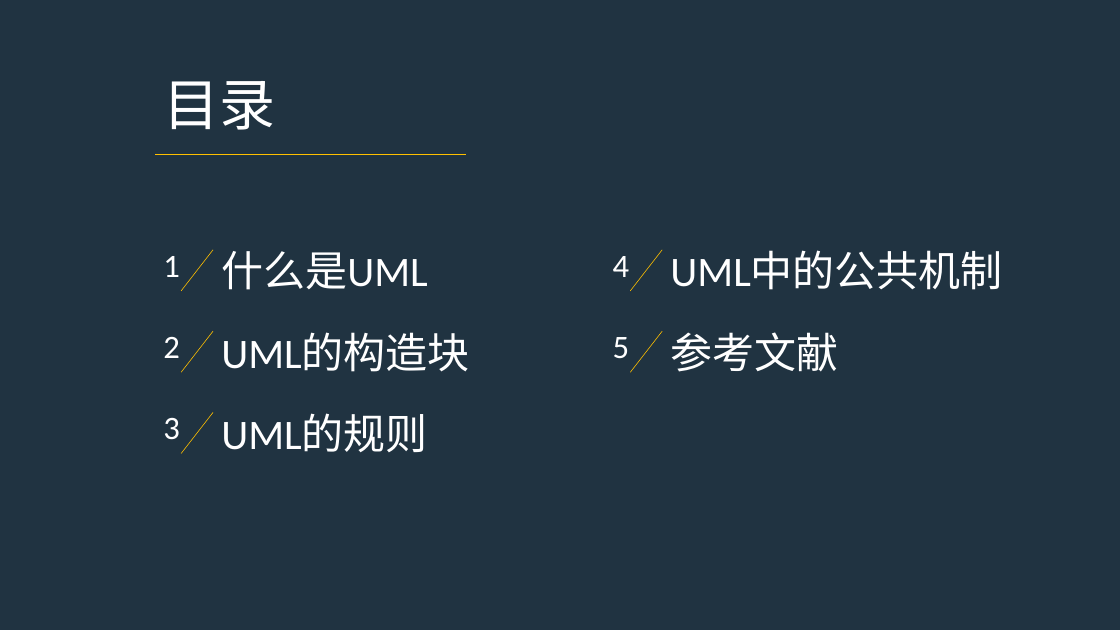
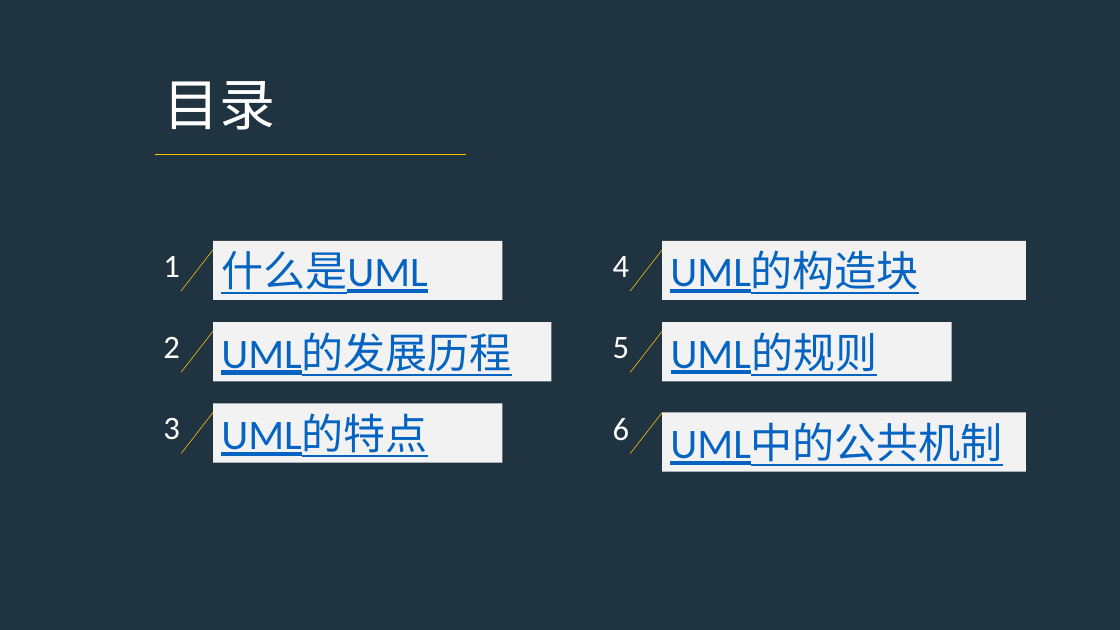
Before and after one commit to PRD2017-G07/G07-teamwork, a slide deck: slide 2 of 0PPT/UML概述.pptx. Drawn at 1120x630 pixels with LibreOffice and Linux fonts; fonts in the diff are those of the drawing. Boxes give left, top, right and bottom in pixels: in the first picture for what was removed or moved away, otherwise in the second. Text is boxed around its words. In the diff, an @@ line names an element or a change of style, - is before the commit and + after.

```diff
--- a/0PPT/UML概述.pptx
+++ b/0PPT/UML概述.pptx
@@ rectangle "什么是UML" at bbox=[213, 241, 502, 301]: text colour #FFFFFF to #0563C1, underline on; fill none to #F2F2F2 @@
@@ text in rectangle at bbox=[670, 252, 919, 294]: text changed; text colour #FFFFFF to #0563C1 @@
-UML中的公共机制
+UML的构造块
@@ fill none to #F2F2F2 in 4 elements at bbox=[213, 403, 502, 463], bbox=[662, 241, 1026, 301], bbox=[662, 323, 952, 382], bbox=[213, 323, 552, 382] @@
@@ rectangle "UML的发展历程": place and size @@
-rectangle "UML的发展历程" at bbox=[221, 333, 470, 372]
+rectangle "UML的发展历程" at bbox=[213, 323, 552, 382]
@@ 4 rectangles: place and size @@
-4 rectangles at bbox=[221, 251, 1003, 452]
+4 rectangles at bbox=[213, 241, 1026, 463]
@@ text in rectangle at bbox=[221, 333, 512, 376]: text changed; text colour #FFFFFF to #0563C1 @@
-UML的构造块
+UML的发展历程
@@ text in rectangle at bbox=[671, 333, 878, 376]: text changed; text colour #FFFFFF to #0563C1 @@
-参考文献
+UML的规则
@@ text in rectangle at bbox=[221, 414, 428, 457]: text changed; text colour #FFFFFF to #0563C1 @@
-UML的规则
+UML的特点
@@ text added at bbox=[613, 418, 630, 441], 28 pt, text #FFFFFF @@
+6
@@ line added from (662, 413) to (630, 454), #FFC000 0.5 pt @@
@@ rectangle added at bbox=[662, 413, 1026, 472], fill #F2F2F2, 36 pt, text #0563C1, underline @@
+UML中的公共机制
```
Also in this commit, not shown: 7 other slides changed, 7 slides added, 1 slide removed.
